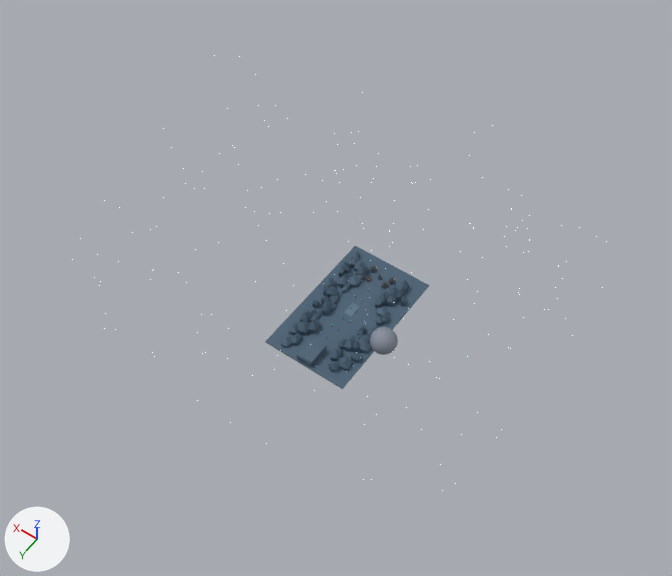
One commit to the Blender file art/outpost.blend: the scene before it, then after it.
Rendered twice from a 50 mm lens placed at (-325.0, 530.0, 780.0), pointed at (-6.0, 84.0, 80.0). Every picture has the same lights, and +X, +Y and +Z are marked at lower left. The older version comes first.

The older version as bpy lines, for what is in view:
```python
me_cube = bpy.data.meshes.new('Cube')
me_cube.from_pydata(...)  # a box spanning x -48.0..48.0, y -80.0..80.0, z -1.0..1.0
me_cube.materials.append(mat_blue_graphite_ice)  # dark blue #4d6579
ob_ice_shelf = bpy.data.objects.new('Ice shelf', me_cube)
ob_ice_shelf.location = (0.0, 52.0, -1.0)
ob_ice_shelf.rotation_euler = (0.015, 0.0, 0.0)  # degrees (0.9, 0, 0)
```
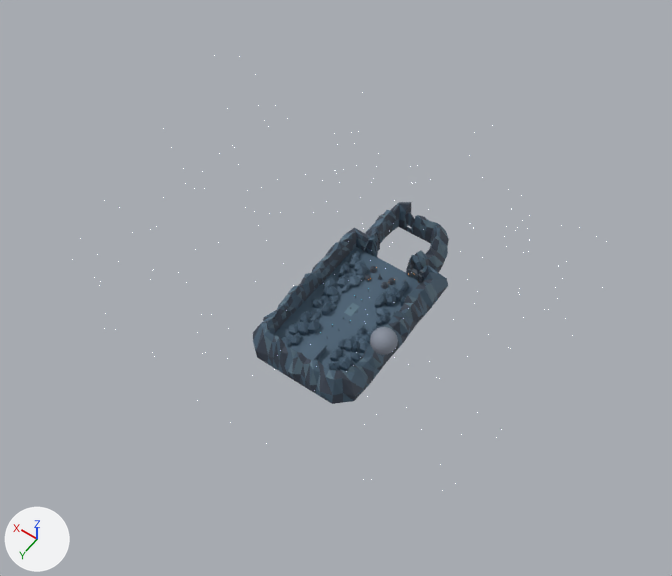
Changed parts and their boxes (x1, y1, x2, y2) in the pictures (672 x 576 px):
'Perimeter solid Shelf cliffs', added: after (253, 202, 448, 404)
    faces in mat_rim_basalt (dark blue #3c4554): (253, 202, 448, 404)
    faces in mat_rim_blue_ice (dark blue #4f677b): (253, 205, 448, 403)
    faces in mat_rim_frost_seams (blue #5f7786): (264, 203, 437, 391)
'Perimeter solid Basin west cliffs', added: after (406, 215, 449, 283)
    faces in mat_rim_basalt (dark blue #3c4554): (407, 216, 449, 283)
    faces in mat_rim_blue_ice (dark blue #4f677b): (406, 215, 448, 281)
    faces in mat_rim_frost_seams (blue #5f7786): (416, 218, 449, 268)
'Perimeter solid Cavern headwall', added: after (404, 212, 415, 234)
'Perimeter solid Gate header', added: after (409, 268, 420, 277)

What changed in the scene script:
```text
Add mat_rim_ceramic:
    mat_rim_ceramic = principled_material('Rim ceramic')
    mat_rim_ceramic.base_color = (0.096, 0.122, 0.153)  # greyish blue #57626d
    mat_rim_ceramic.metallic = 0.25
    mat_rim_ceramic.roughness = 0.65
Add mat_rim_frost_seams:
    mat_rim_frost_seams = principled_material('Rim frost seams')
    mat_rim_frost_seams.base_color = (0.115, 0.185, 0.237)  # blue #5f7786
    mat_rim_frost_seams.metallic = 0.2
    mat_rim_frost_seams.roughness = 0.65
Add mat_rim_basalt:
    mat_rim_basalt = principled_material('Rim basalt')
    mat_rim_basalt.base_color = (0.045, 0.06, 0.088)  # dark blue #3c4554
    mat_rim_basalt.roughness = 0.65
Add mat_rim_blue_ice:
    mat_rim_blue_ice = principled_material('Rim blue ice')
    mat_rim_blue_ice.base_color = (0.079, 0.137, 0.197)  # dark blue #4f677b
    mat_rim_blue_ice.metallic = 0.25
    mat_rim_blue_ice.roughness = 0.65
Add me_cube_089:
    me_cube_089.from_pydata(...)  # a box spanning x -6.7..6.7, y -2.0..2.0, z -2.1..2.1
    me_cube_089.materials.append(mat_rim_ceramic)  # greyish blue #57626d
Add me_perimeter_solid_cavern_headwall:
    me_perimeter_solid_cavern_headwall.from_pydata(...)  # 40 vertices, 80 faces; spans x 7.6..20.4, y -85.2..-83.8, z -8.0..23.0
    # faces by material slot: [48, 28, 4]
    me_perimeter_solid_cavern_headwall.materials.append(mat_rim_basalt)  # dark blue #3c4554
    me_perimeter_solid_cavern_headwall.materials.append(mat_rim_blue_ice)  # dark blue #4f677b
    me_perimeter_solid_cavern_headwall.materials.append(mat_rim_frost_seams)  # blue #5f7786
Add me_perimeter_solid_basin_west_cliffs:
    me_perimeter_solid_basin_west_cliffs.from_pydata(...)  # 112 vertices, 212 faces; spans x -45.7..8.3, y -102.1..-23.7, z -8.0..30.7
    # faces by material slot: [111, 76, 25]
    me_perimeter_solid_basin_west_cliffs.materials.append(mat_rim_basalt)  # dark blue #3c4554
    me_perimeter_solid_basin_west_cliffs.materials.append(mat_rim_blue_ice)  # dark blue #4f677b
    me_perimeter_solid_basin_west_cliffs.materials.append(mat_rim_frost_seams)  # blue #5f7786
Add me_perimeter_solid_shelf_cliffs:
    me_perimeter_solid_shelf_cliffs.from_pydata(...)  # 560 vertices, 1108 faces; spans x -65.0..66.0, y -101.0..150.0, z -8.0..31.0
    # faces by material slot: [580, 417, 111]
    me_perimeter_solid_shelf_cliffs.materials.append(mat_rim_basalt)  # dark blue #3c4554
    me_perimeter_solid_shelf_cliffs.materials.append(mat_rim_blue_ice)  # dark blue #4f677b
    me_perimeter_solid_shelf_cliffs.materials.append(mat_rim_frost_seams)  # blue #5f7786
Add ob_perimeter_solid_gate_header:
    ob_perimeter_solid_gate_header = bpy.data.objects.new('Perimeter solid Gate header', me_cube_089)
    ob_perimeter_solid_gate_header.location = (-30.0, -27.0, 8.0)
Add ob_perimeter_solid_cavern_headwall:
    ob_perimeter_solid_cavern_headwall = bpy.data.objects.new('Perimeter solid Cavern headwall', me_perimeter_solid_cavern_headwall)
    ob_perimeter_solid_cavern_headwall.location = (0.0, 0.0, 0.0)
Add ob_perimeter_solid_basin_west_cliffs:
    ob_perimeter_solid_basin_west_cliffs = bpy.data.objects.new('Perimeter solid Basin west cliffs', me_perimeter_solid_basin_west_cliffs)
    ob_perimeter_solid_basin_west_cliffs.location = (0.0, 0.0, 0.0)
Add ob_perimeter_solid_shelf_cliffs:
    ob_perimeter_solid_shelf_cliffs = bpy.data.objects.new('Perimeter solid Shelf cliffs', me_perimeter_solid_shelf_cliffs)
    ob_perimeter_solid_shelf_cliffs.location = (0.0, 0.0, 0.0)
```
